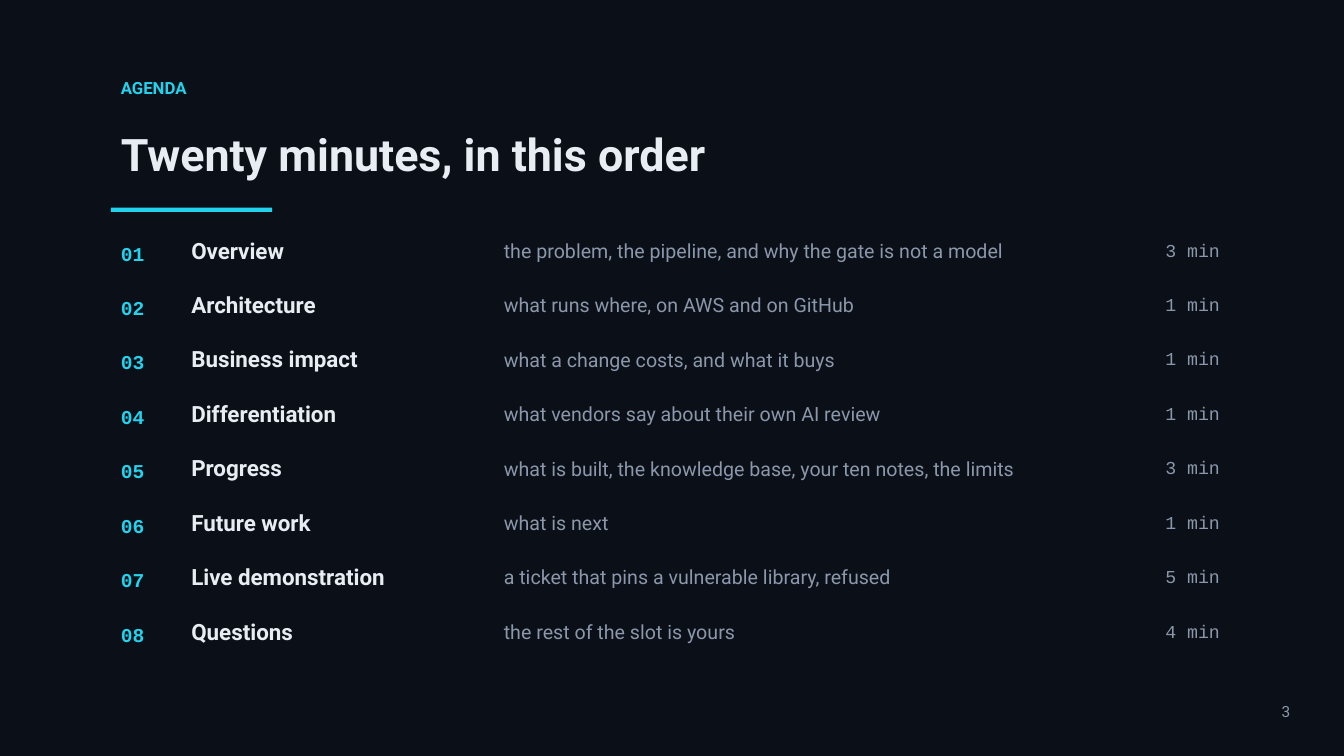
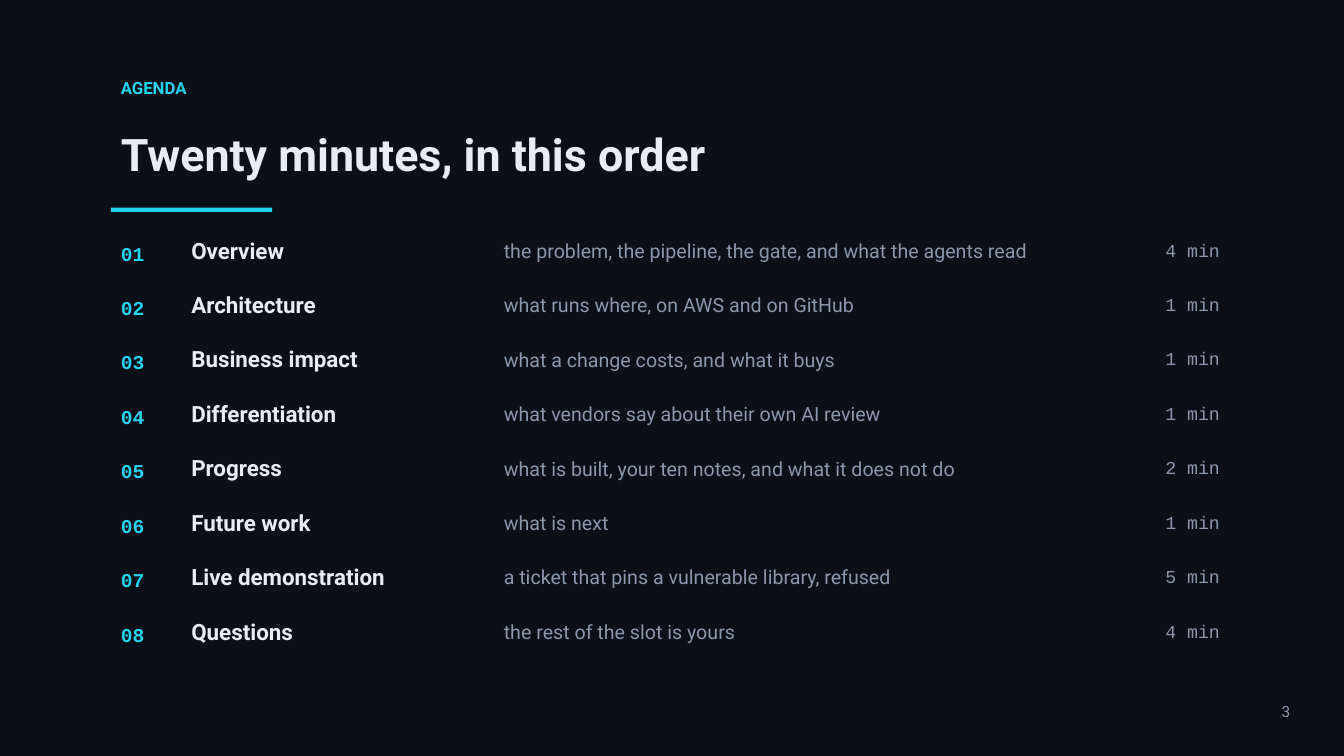
Before and after one commit to mohamedsorour1998/technical-presentations, a slide deck: slide 3 of talks/devops-hackathon-final/pitch/TheAgentOrg-Final.pptx. Drawn at 1344x756 pixels with LibreOffice and Linux fonts; fonts in the diff are those of the drawing. Boxes give left, top, right and bottom in pixels: in the first picture for what was removed or moved away, otherwise in the second. Text is boxed around its words. In the diff, an @@ line names an element or a change of style, - is before the commit and + after.

```diff
--- a/talks/devops-hackathon-final/pitch/TheAgentOrg-Final.pptx
+++ b/talks/devops-hackathon-final/pitch/TheAgentOrg-Final.pptx
@@ text at (504, 243, 1027, 262): text changed @@
-the problem, the pipeline, and why the gate is not a model
+the problem, the pipeline, the gate, and what the agents read
@@ text at (1165, 244, 1220, 257): text changed @@
-3 min
+4 min
@@ text at (504, 461, 954, 480): text changed @@
-what is built, the knowledge base, your ten notes, the limits
+what is built, your ten notes, and what it does not do
@@ text at (1165, 462, 1220, 474): text changed @@
-3 min
+2 min
```
Also in this commit, not shown: 6 other slides changed, 3 other files.
